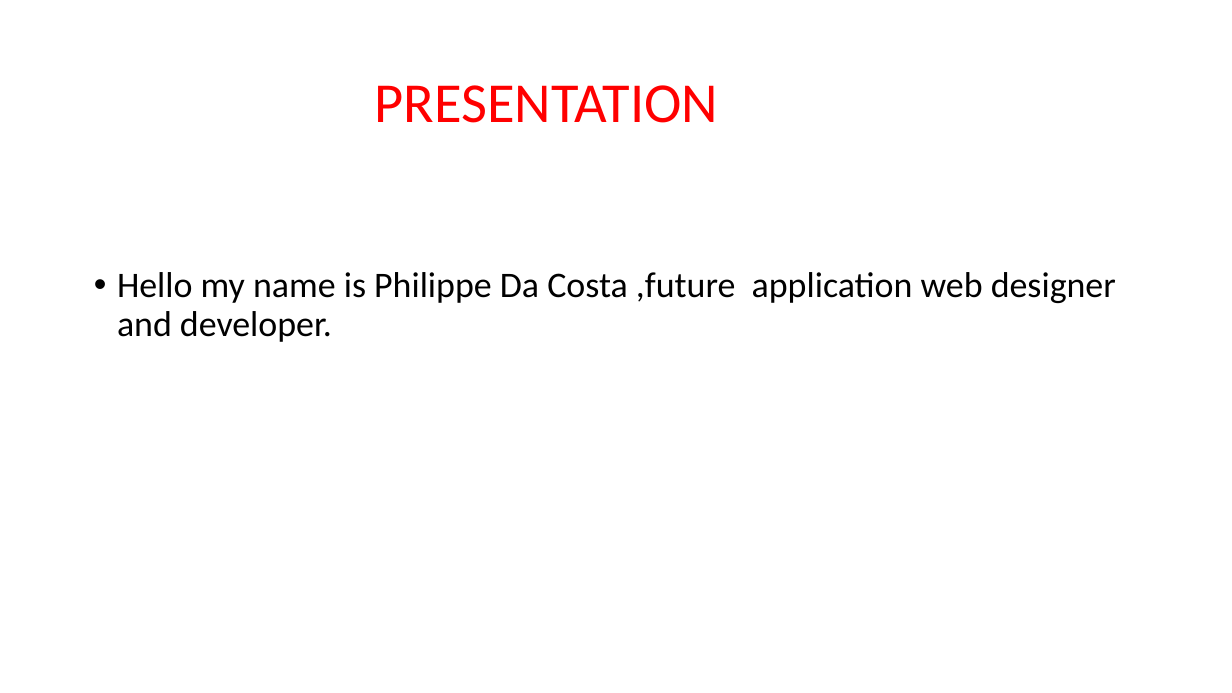
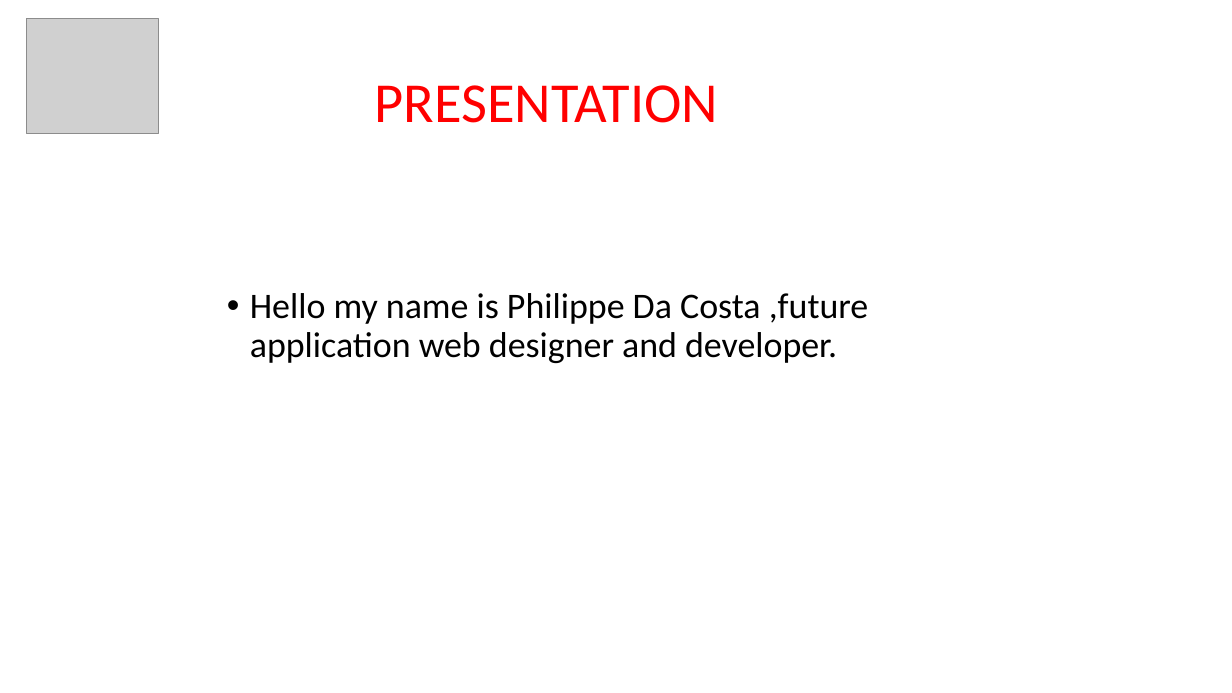
Before and after one commit to Philippe-Da-Costa/PowerPoint, a slide deck: slide 2 of presentation/What the Symfony.pptx. Drawn at 1232x693 pixels with LibreOffice and Linux fonts; fonts in the diff are those of the drawing; grey boxes stand for pictures; background and template pictures are left out. Boxes give left, top, right and bottom in pixels: in the first picture for what was removed or moved away, otherwise in the second. Text is boxed around its words. In the diff, an @@ line names an element or a change of style, - is before the commit and + after.

```diff
--- a/presentation/What the Symfony.pptx
+++ b/presentation/What the Symfony.pptx
@@ picture added at (x1=27, y1=18, x2=159, y2=134) @@
@@ text "Hello my name is Philippe ..." rewrapped from (x1=117, y1=272, x2=1116, y2=342) to (x1=250, y1=293, x2=869, y2=363) @@
```
Also in this commit, not shown: 5 other slides changed, 5 slides added, 1 other file.
